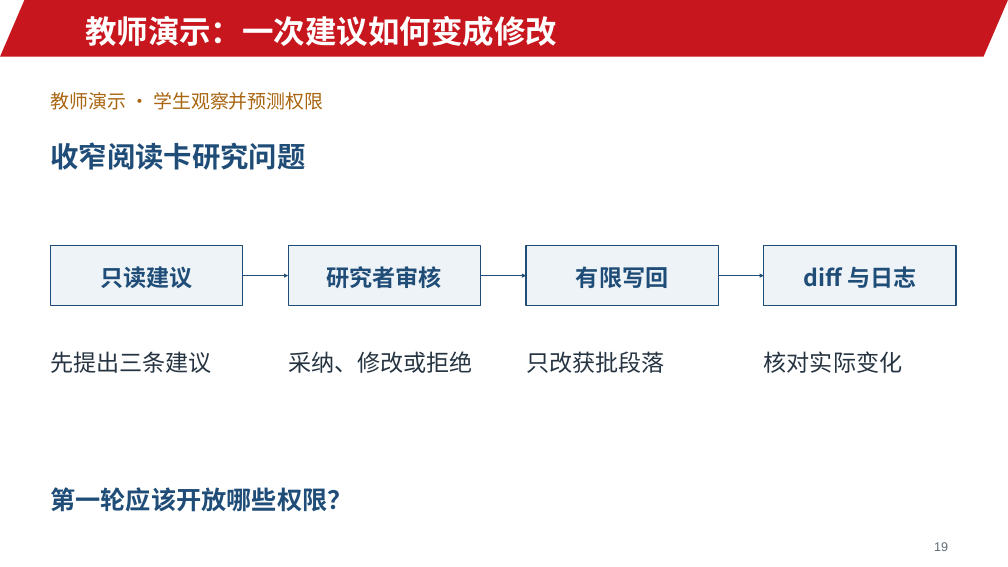
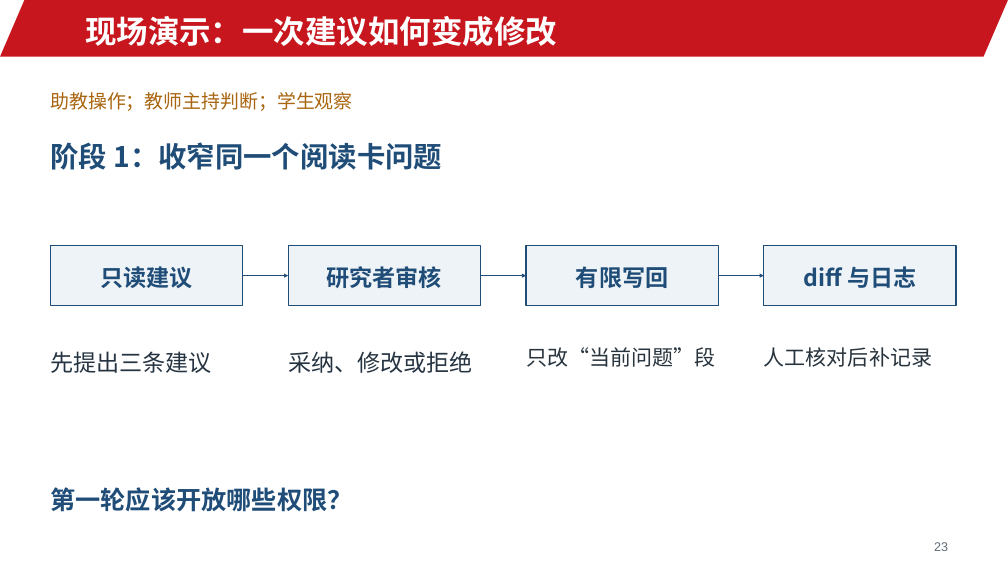
Before and after one commit to jinyh/ai4research, a slide deck: slide 23 of lessons/lesson-01/slides.pptx (slide 19 before the commit). Drawn at 1008x567 pixels with LibreOffice and Linux fonts; fonts in the diff are those of the drawing; background and template pictures are left out. Boxes give left, top, right and bottom in pixels: in the first picture for what was removed or moved away, otherwise in the second. Text is boxed around its words. In the diff, an @@ line names an element or a change of style, - is before the commit and + after.

```diff
--- a/lessons/lesson-01/slides.pptx
+++ b/lessons/lesson-01/slides.pptx
@@ text at (85,16,557,46): text changed @@
-教师演示：一次建议如何变成修改
+现场演示：一次建议如何变成修改
@@ text at (50,92,352,111): text changed @@
-教师演示 · 学生观察并预测权限
+助教操作；教师主持判断；学生观察
@@ text at (50,142,442,170): text changed @@
-收窄阅读卡研究问题
+阶段 1：收窄同一个阅读卡问题
@@ text at (526,347,715,367): text changed; size 22 to 20 pt; text colour #263442 to #27333D @@
-只改获批段落
+只改“当前问题”段
@@ text at (764,347,932,367): text changed; size 22 to 20 pt; text colour #263442 to #27333D @@
-核对实际变化
+人工核对后补记录
@@ text at (934,542,948,551): text changed @@
-19
+23
```
Also in this commit, not shown: 26 other slides changed, 7 slides added, 3 slides removed, 19 other files.
